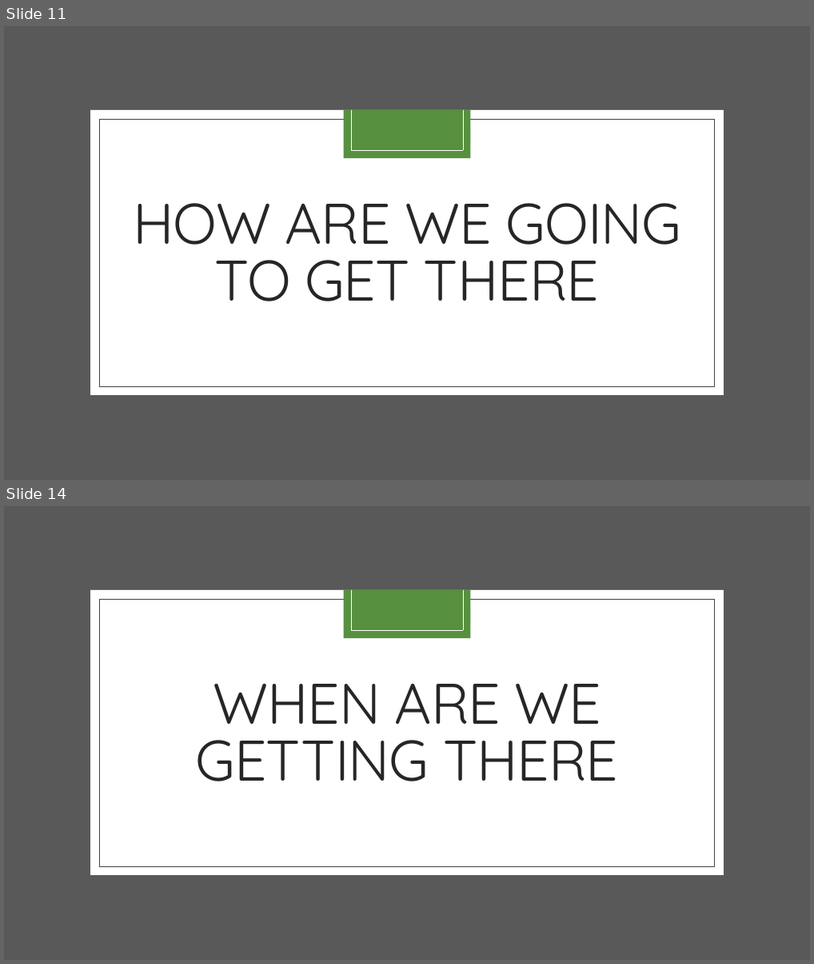
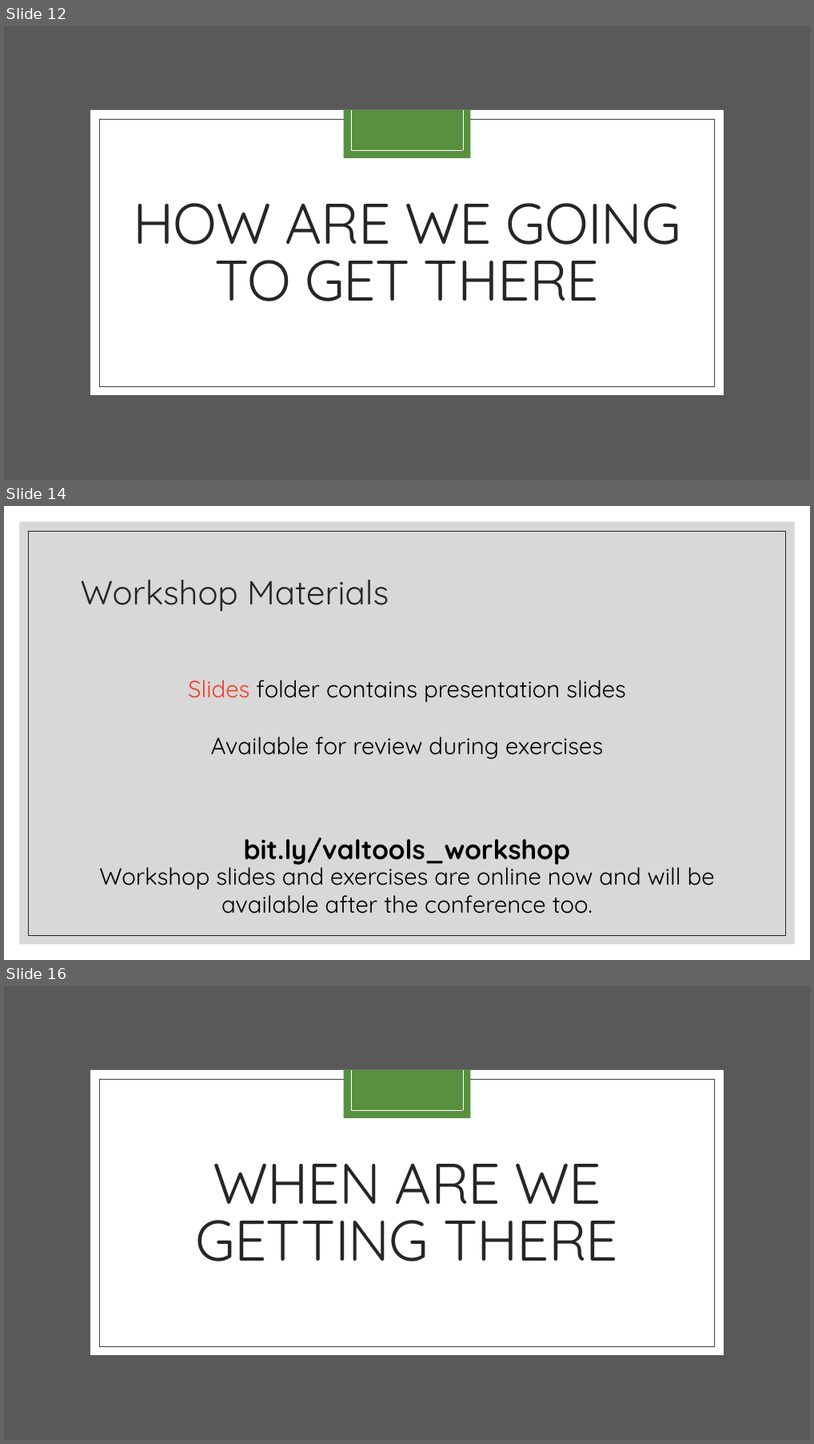
Before and after one commit to FredHutch/R_Package_Validation_Tutorial, a slide deck: Slides/Slides-01-Welcome_and_Orientation/Slides-01-Welcome_and_Orientation.pptx. Shown one above the other, each under a label of ours: slides 11 and 14 before the commit, slides 12, 14 and 16 after it; the slides between them are not shown. The pictures are 814x964 and 814x1444 pixels, drawn with LibreOffice and Linux fonts; fonts in the diff are those of the drawing. Boxes give left, top, right and bottom in pixels: in the first picture for what was removed or moved away, otherwise in the second. Text is boxed around its words. In the diff, an @@ line names an element or a change of style, - is before the commit and + after.

```diff
--- a/Slides/Slides-01-Welcome_and_Orientation/Slides-01-Welcome_and_Orientation.pptx
+++ b/Slides/Slides-01-Welcome_and_Orientation/Slides-01-Welcome_and_Orientation.pptx
@@ slide 14 added at bbox=[4, 506, 810, 960], background #FFFFFF @@
@@ rectangle added at bbox=[20, 522, 795, 944], fill #BFBFBF at 60% opacity @@
@@ rectangle added at bbox=[29, 531, 786, 935], outline #262626 0.5 pt @@
@@ title added at bbox=[81, 580, 389, 612], 40 pt, text #262626 @@
+Workshop Materials
@@ text added at bbox=[188, 680, 626, 759], 28 pt, text #000000 @@
+    Slides folder contains presentation slides
+    Available for review during exercises
@@ text added at bbox=[244, 837, 570, 864], 32 pt, text #000000, bold @@
+bit.ly/valtools_workshop
@@ text added at bbox=[99, 860, 715, 913], 28 pt, text #000000 @@
+Workshop slides and exercises are online now and will be available after the conference too.
@@ what was slide 11 is now slide 12 @@
@@ what was slide 14 is now slide 16 @@
```
Also in this commit, not shown: 7 slides changed, 1 other slide added, 1 other file.
